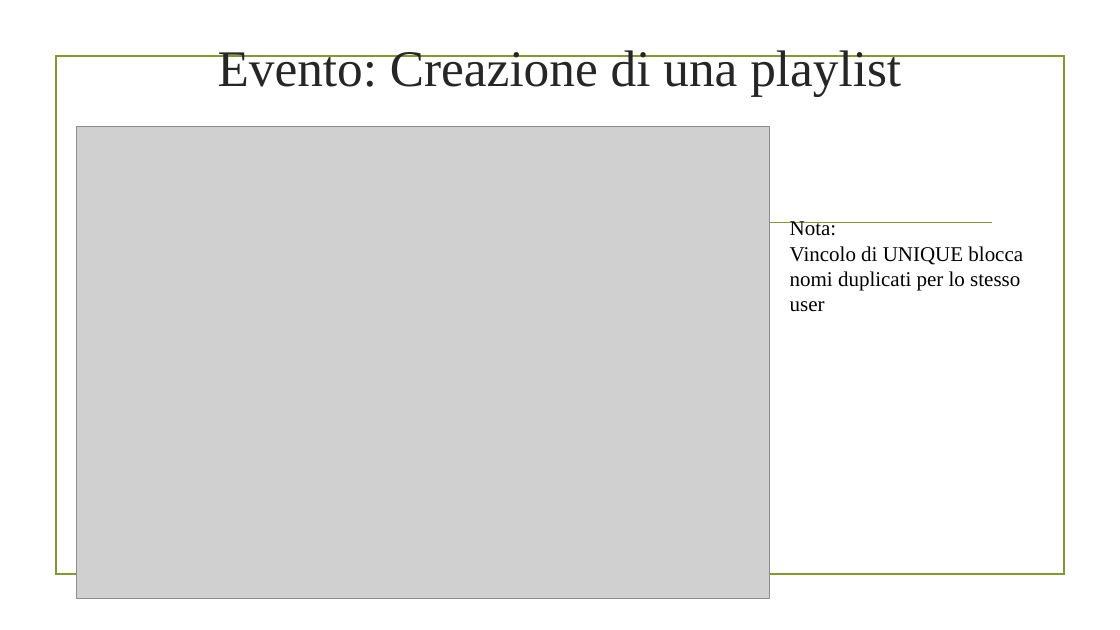
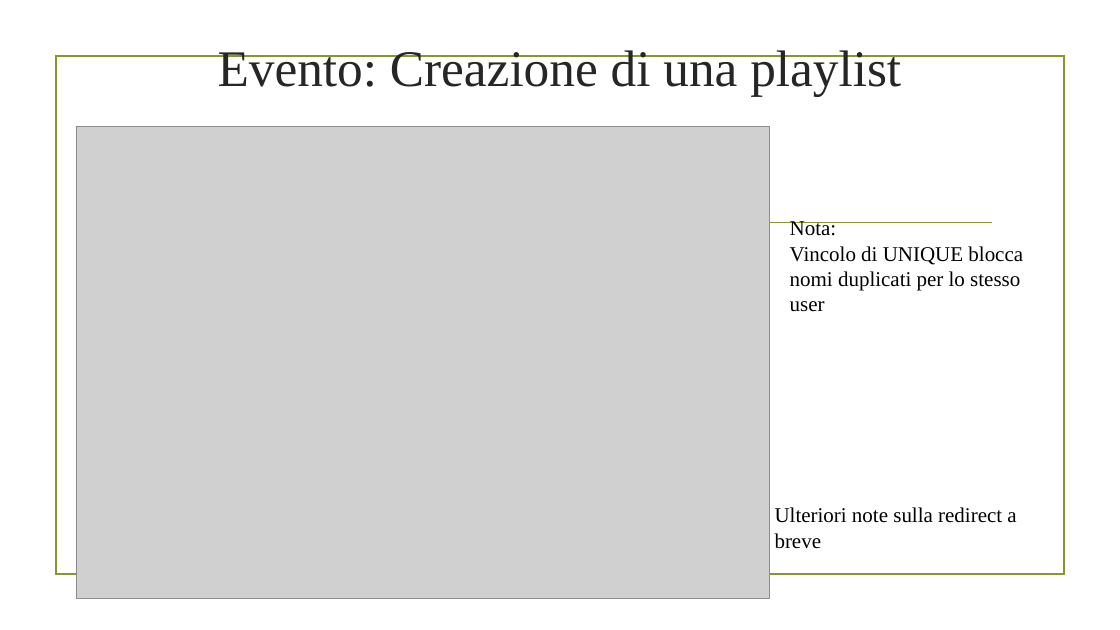
Before and after one commit to alex-atanassov/TIW2021-Atanassov-Bruno, a slide deck: slide 16 of deliverables/Presentazione progetto TIW.pptx (slide 17 before the commit). Drawn at 1120x630 pixels with LibreOffice and Linux fonts; fonts in the diff are those of the drawing; grey boxes stand for pictures; background and template pictures are left out. Boxes give left, top, right and bottom in pixels: in the first picture for what was removed or moved away, otherwise in the second. Text is boxed around its words. In the diff, an @@ line names an element or a change of style, - is before the commit and + after.

```diff
--- a/deliverables/Presentazione progetto TIW.pptx
+++ b/deliverables/Presentazione progetto TIW.pptx
@@ text added at (775, 507, 1016, 549), 18 pt, text #000000 @@
+Ulteriori note sulla redirect a breve
```
Also in this commit, not shown: 28 other slides changed, 4 slides added, 3 slides removed.
